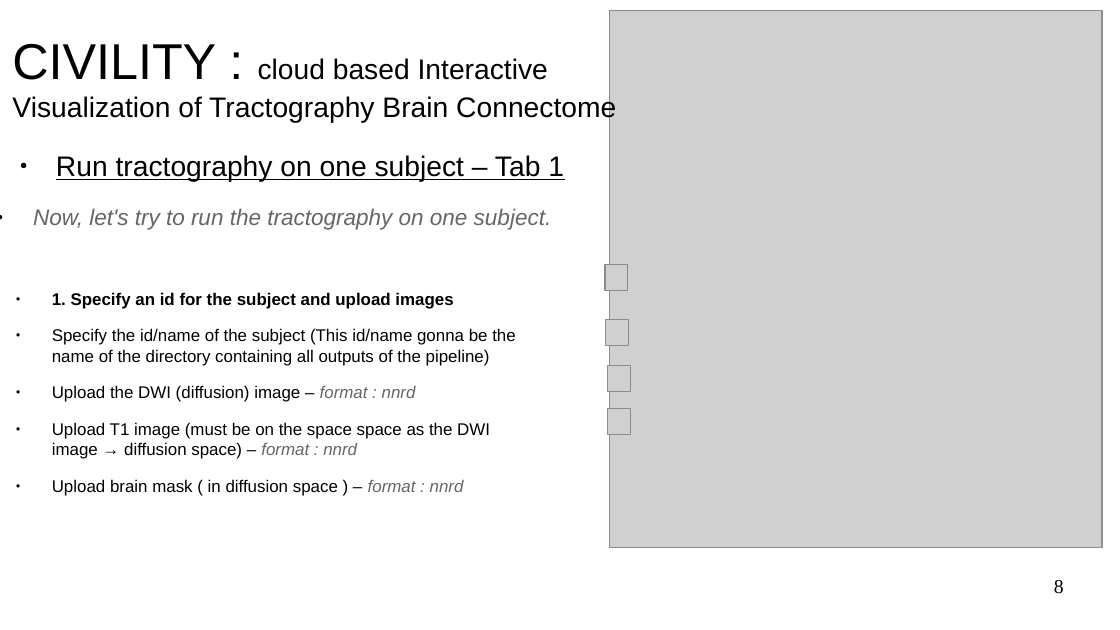
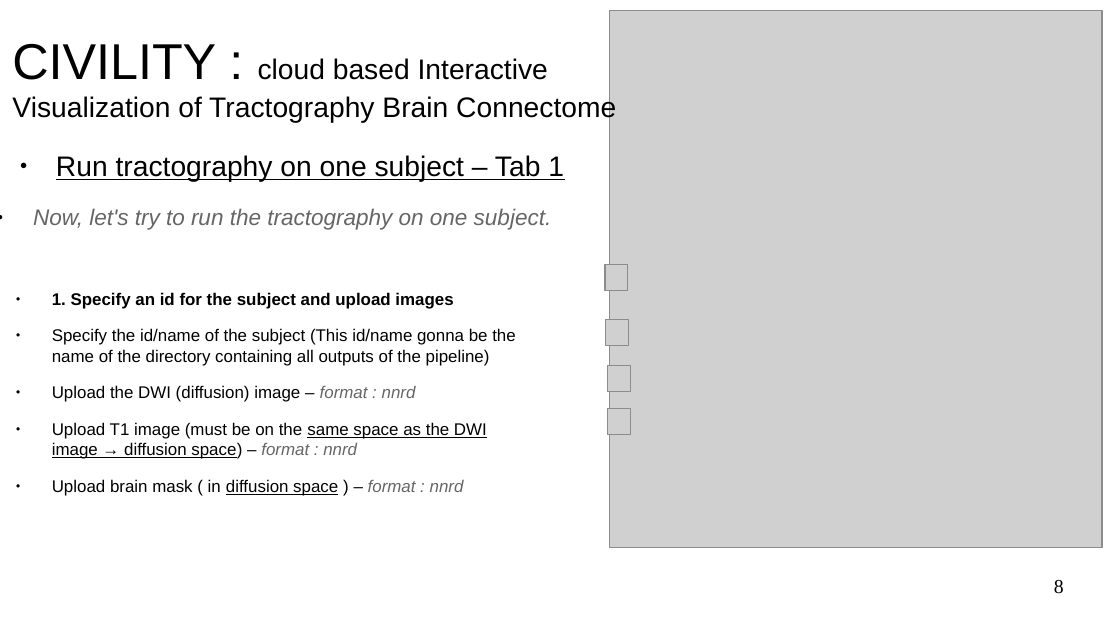
Before and after one commit to NIRALUser/CIVILITY, a slide deck: slide 8 of Documentation/tutoBrainTractographyApp.odp. Drawn at 1120x630 pixels with LibreOffice and Linux fonts; fonts in the diff are those of the drawing; grey boxes stand for pictures; background and template pictures are left out. Boxes give left, top, right and bottom in pixels: in the first picture for what was removed or moved away, otherwise in the second. Text is boxed around its words. In the diff, an @@ line names an element or a change of style, - is before the commit and + after.

```diff
--- a/Documentation/tutoBrainTractographyApp.odp
+++ b/Documentation/tutoBrainTractographyApp.odp
@@ text at box(52, 422, 487, 459): text changed @@
-● Upload T1 image (must be on the space space as the DWI image → diffusion space) – format : nnrd
+● Upload T1 image (must be on the same space as the DWI image → diffusion space) – format : nnrd
@@ text at box(52, 479, 464, 496): underline on in "diffusion space" @@
```
Also in this commit, not shown: 5 other slides changed, 1 slide added, 2 slides removed, 1 other file.
